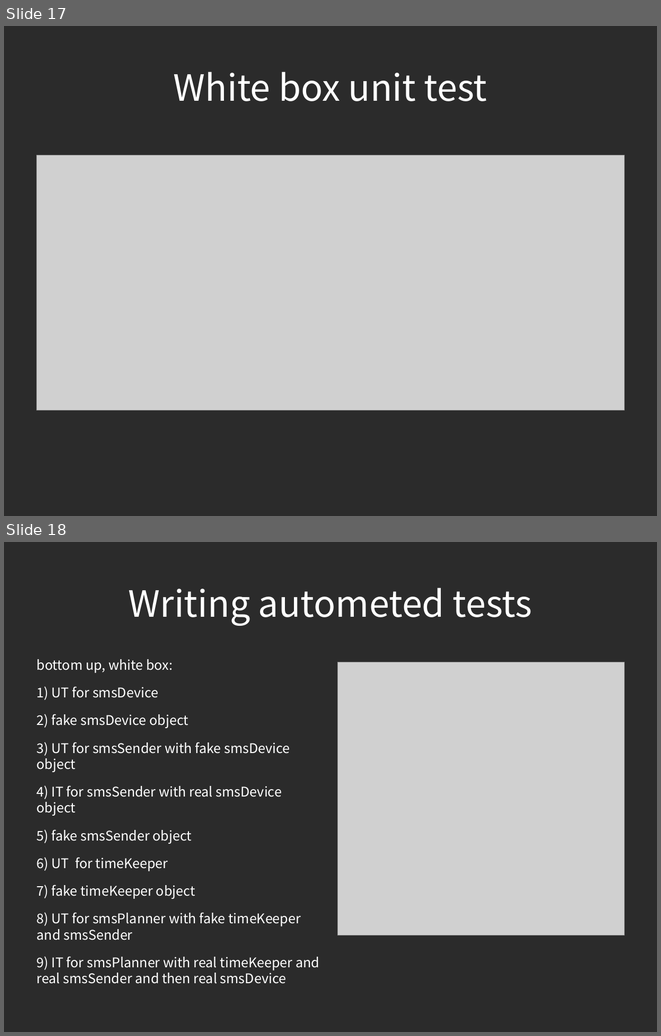
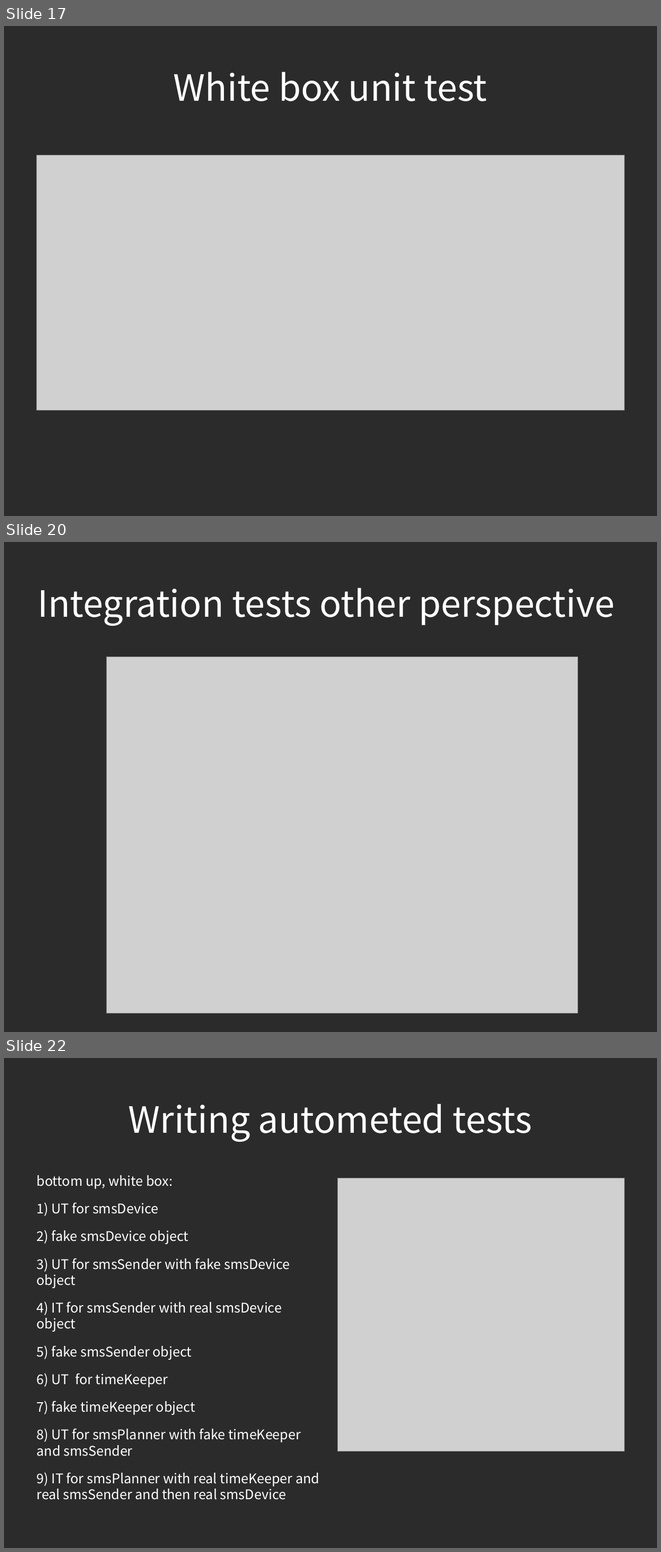
Before and after one commit to piotrek24061988/AutomaticTesting, a slide deck: module1/doc/AutomatedTesting.odp. Shown one above the other, each under a label of ours: slides 17 and 18 before the commit, slides 17, 20 and 22 after it; the slides between them are not shown. The pictures are 661x1036 and 661x1552 pixels, drawn with LibreOffice and Linux fonts; fonts in the diff are those of the drawing; grey boxes stand for pictures; background and template pictures are left out; a plain dark background stands for a picture behind light text. Boxes give left, top, right and bottom in pixels: in the first picture for what was removed or moved away, otherwise in the second. Text is boxed around its words. In the diff, an @@ line names an element or a change of style, - is before the commit and + after.

Commit message:
system tests explanation added

```diff
--- a/module1/doc/AutomatedTesting.odp
+++ b/module1/doc/AutomatedTesting.odp
@@ slide 20 added at (x1=4, y1=542, x2=657, y2=1032), background picture (left out) @@
@@ title added at (x1=37, y1=588, x2=615, y2=626), 44 pt, text #FFFFFF @@
+Integration tests other perspective
@@ picture added at (x1=106, y1=656, x2=577, y2=1013) @@
@@ what was slide 18 is now slide 22 @@
```
Also in this commit, not shown: 3 other slides added.
